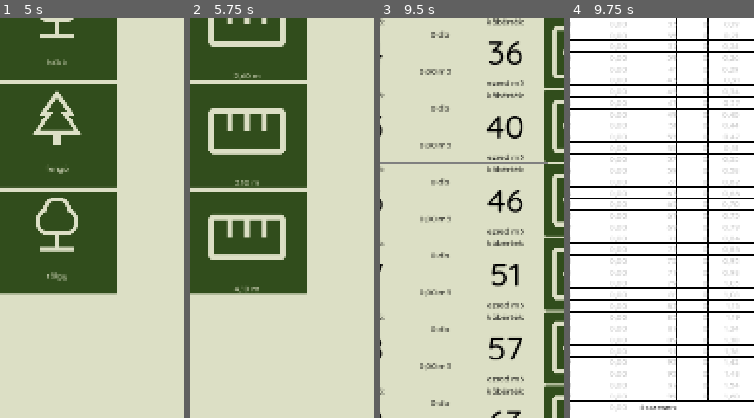
Above: before the commit, frames 1-4 (left to right).
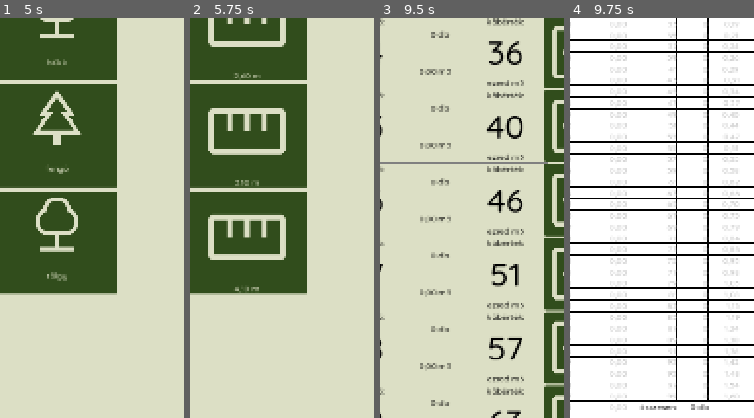
Above: after the commit, the same moments.

Repository: rolika/kob_g
Game: Godot game, scene res://main.tscn
Same seed, same stepped clock (60 frames per second), same inputs: the game is played once before the commit and once after it.
Inputs (mouse positions are % of the whole screen's width and height, from its top left):
- Up to frame 1 (5 s): click (94, 3) at 0.52 s; click (56, 23) at 1.27 s; type "12" at 1.35 s; click (56, 32) at 1.5 s; type "12" at 1.58 s; click (56, 41) at 1.73 s; type "12" at 1.82 s; click (56, 50) at 2.02 s; type "12" at 2.1 s; click "század (két izedes)" at 2.75 s; click "ezred (három tizedes)" at 3.5 s; click (94, 3) at 4.27 s
- Up to frame 2 (5.75 s): click "akác" at 5 s
- Up to frame 3 (9.5 s): click "2,00 m" at 5.75 s; click (88, 18) at 6.52 s; click (12, 18) at 7.25 s; click (88, 18) at 8.02 s; click (12, 18) at 8.75 s
- Up to frame 4 (9.75 s): click (94, 3) at 9.52 s
The pictures show only the part of the screen within x 35-85%, y 32-82%; the shares and areas given below are measured in that part.

Frames 1-3 are identical in both runs. In frame 4, 0.1% of the frame differs, in the area x 65-76%, y 96-98%.

Commit message:
show total quantity in report

Diff:
--- a/scripts/pile.gd
+++ b/scripts/pile.gd
@@ -138,3 +138,12 @@
 
 func get_length_dm() -> int:
     return int(length * 10)
+
+func _get_total_quantity() -> int:
+    var total_pieces = 0
+    for count in counter.values():
+        total_pieces += count
+    return total_pieces
+
+func get_total_quantity_formatted() -> String:
+    return str(_get_total_quantity()) + " db"
--- a/scripts/report.gd
+++ b/scripts/report.gd
@@ -36,19 +36,20 @@
         $Report/ReportGrid.add_child(singlevolume)
         $Report/ReportGrid.add_child(volume)
         index += 1
-    var volume_label: Label = Label.new()
-    volume_label.horizontal_alignment = HORIZONTAL_ALIGNMENT_RIGHT
+    var total_label: Label = Label.new()
+    total_label.horizontal_alignment = HORIZONTAL_ALIGNMENT_RIGHT
     var volume_value: Label = Label.new()
     volume_value.horizontal_alignment = HORIZONTAL_ALIGNMENT_RIGHT
-    var spacer1: Label = Label.new()
-    var spacer2: Label = Label.new()
-    volume_label.text = "összesen:"
+    var total_quantity_value: Label = Label.new()
+    total_quantity_value.horizontal_alignment = HORIZONTAL_ALIGNMENT_RIGHT
+    var spacer: Label = Label.new()
+    total_label.text = "összesen:"
     volume_value.text = CurrentPile.get_total_volume_formatted()
-    spacer1.text = ""
-    spacer2.text = ""
-    $Report/ReportGrid.add_child(volume_label)
-    $Report/ReportGrid.add_child(spacer1)
-    $Report/ReportGrid.add_child(spacer2)
+    total_quantity_value.text = CurrentPile.get_total_quantity_formatted()
+    spacer.text = ""
+    $Report/ReportGrid.add_child(total_label)
+    $Report/ReportGrid.add_child(total_quantity_value)
+    $Report/ReportGrid.add_child(spacer)
     $Report/ReportGrid.add_child(volume_value)
     var today = Time.get_date_dict_from_system()
     var date_fmt = DATE_FMT % [today.year, today.month, today.day]
